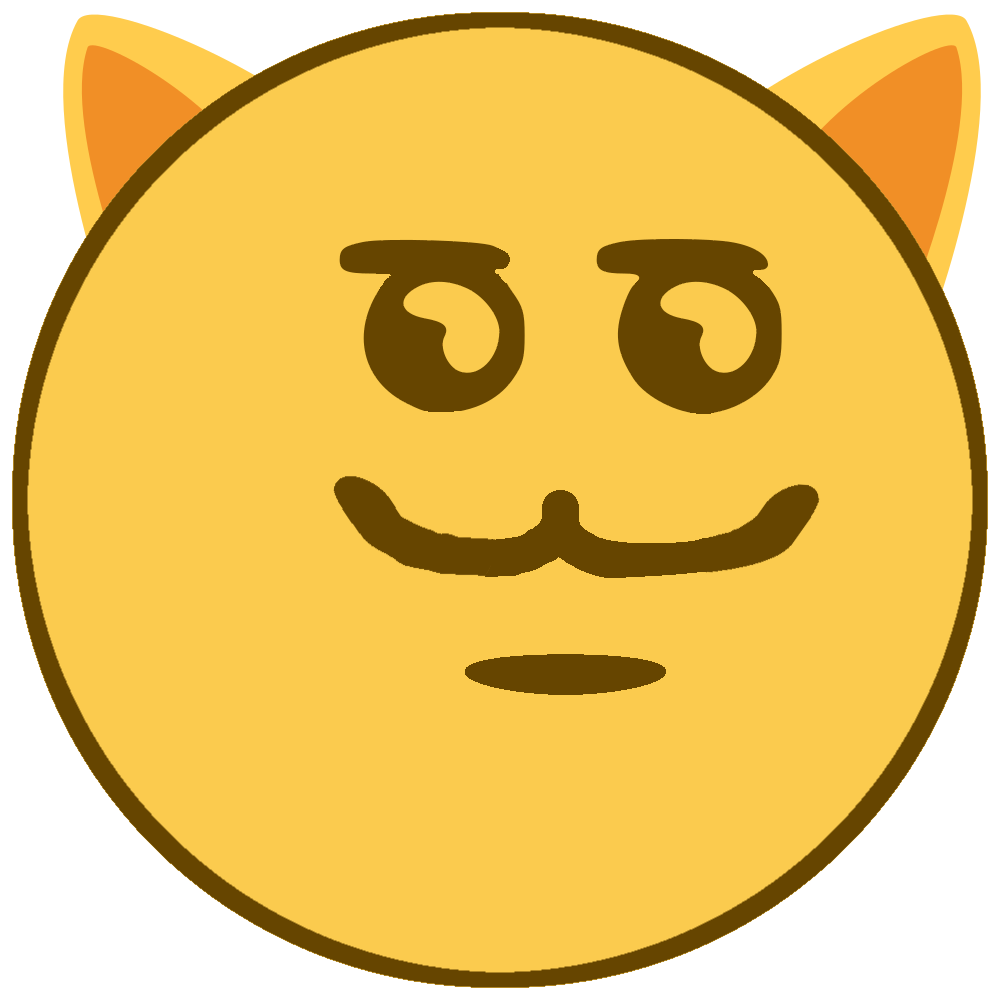
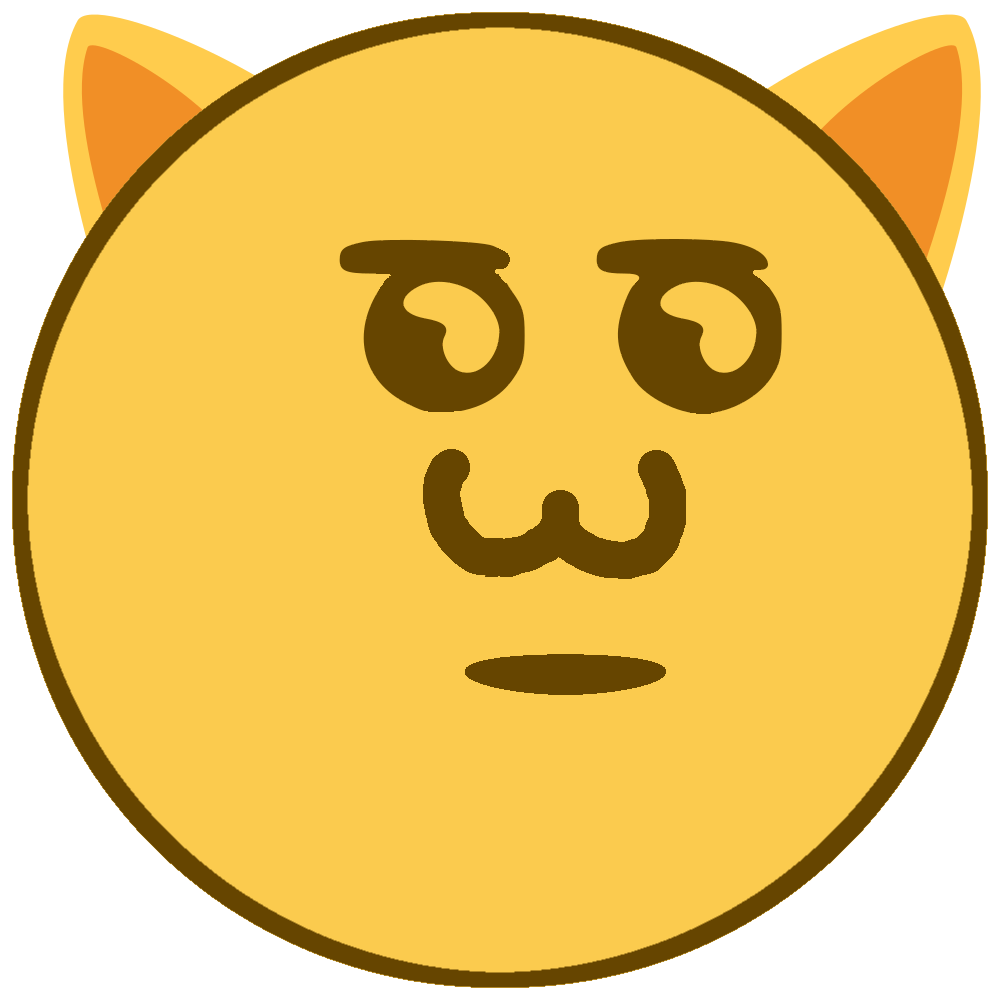
Layered file, before and after one edit (1000x1000). Changes by layer:
removed layer "Transformation" over [333, 476, 496, 577]
removed layer "Transformation #1" over [700, 484, 820, 573]
painted on "Pasted Layer" over [423, 449, 715, 579]
